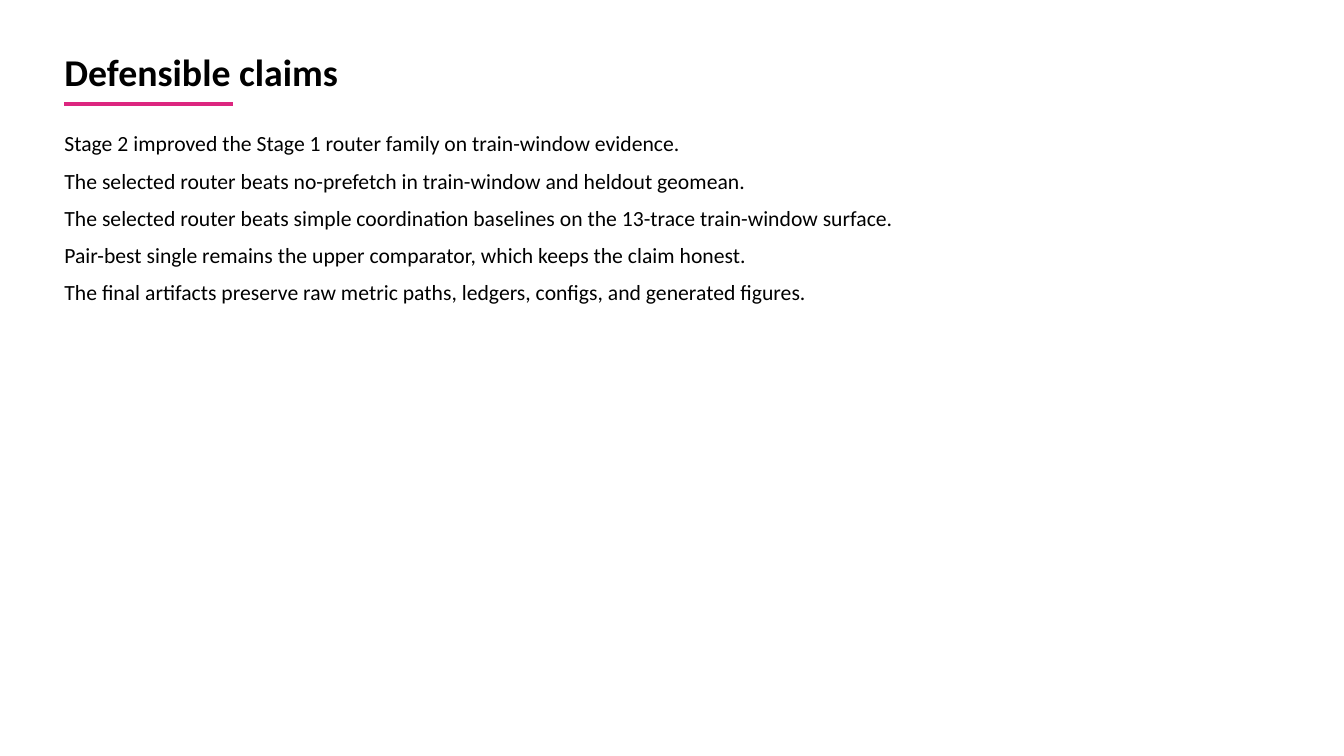
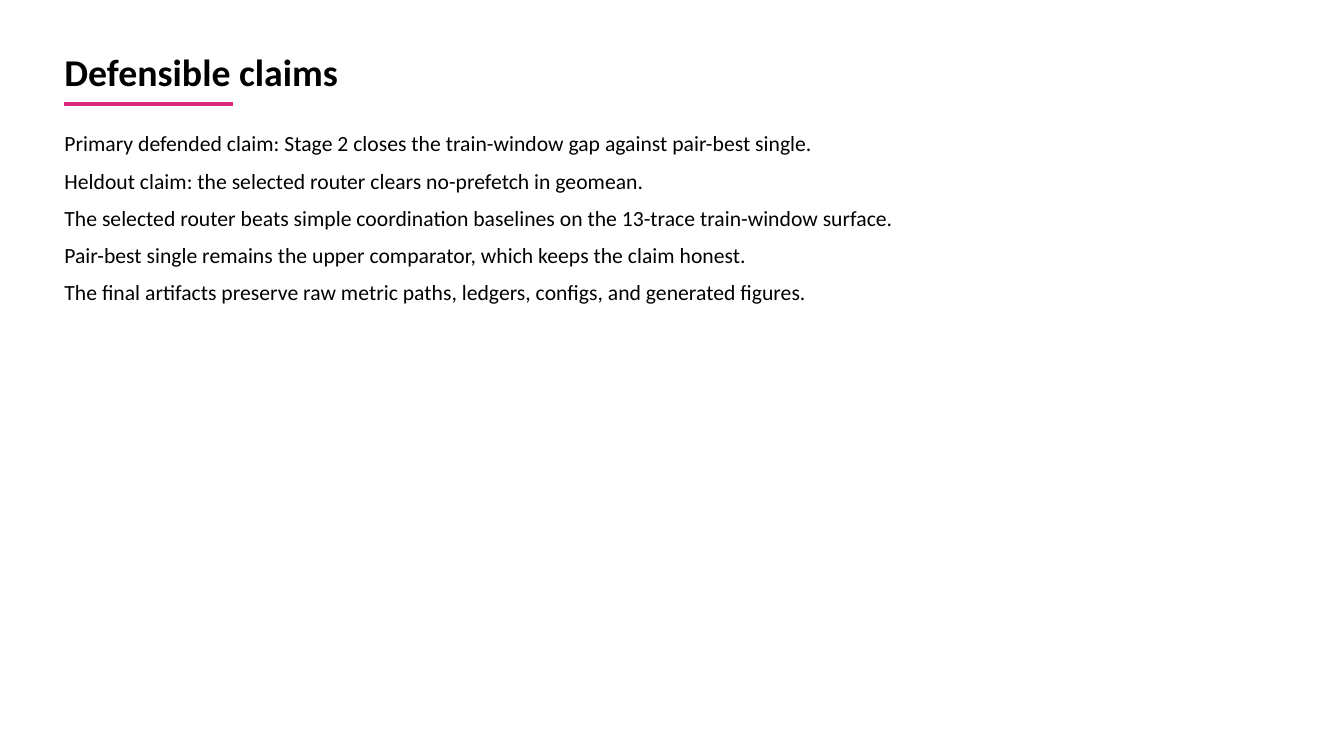
Before and after one commit to GithuBarry/Mixture-of-Prefetchers, a slide deck: slide 8 of slides/mop_stage2_final/output/output.pptx. Drawn at 1344x756 pixels with LibreOffice and Linux fonts; fonts in the diff are those of the drawing. Boxes give left, top, right and bottom in pixels: in the first picture for what was removed or moved away, otherwise in the second. Text is boxed around its words. In the diff, an @@ line names an element or a change of style, - is before the commit and + after.

Commit message:
Polish Stage 2 professor-facing report

```diff
--- a/slides/mop_stage2_final/output/output.pptx
+++ b/slides/mop_stage2_final/output/output.pptx
@@ text at bbox=[64, 136, 811, 155]: text changed @@
-Stage 2 improved the Stage 1 router family on train-window evidence.
+Primary defended claim: Stage 2 closes the train-window gap against pair-best single.
@@ text at bbox=[64, 174, 643, 193]: text changed @@
-The selected router beats no-prefetch in train-window and heldout geomean.
+Heldout claim: the selected router clears no-prefetch in geomean.
```
Also in this commit, not shown: 7 other slides changed, 11 other files.
